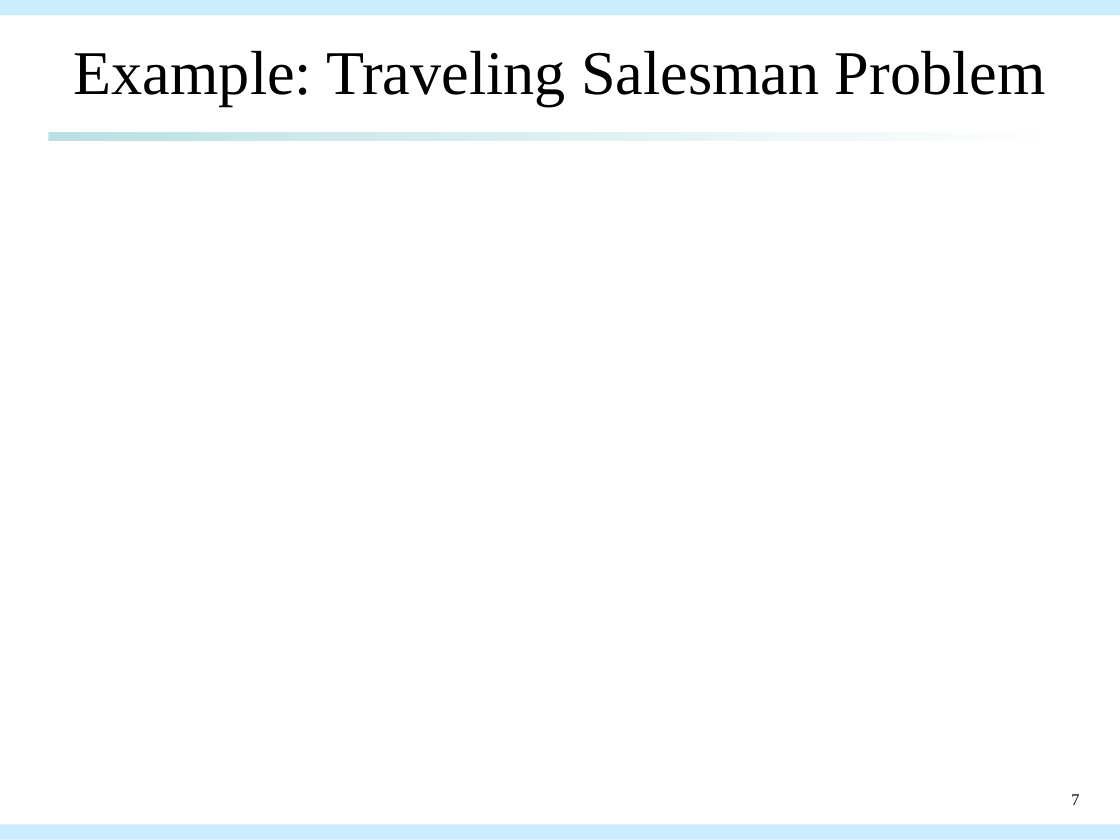
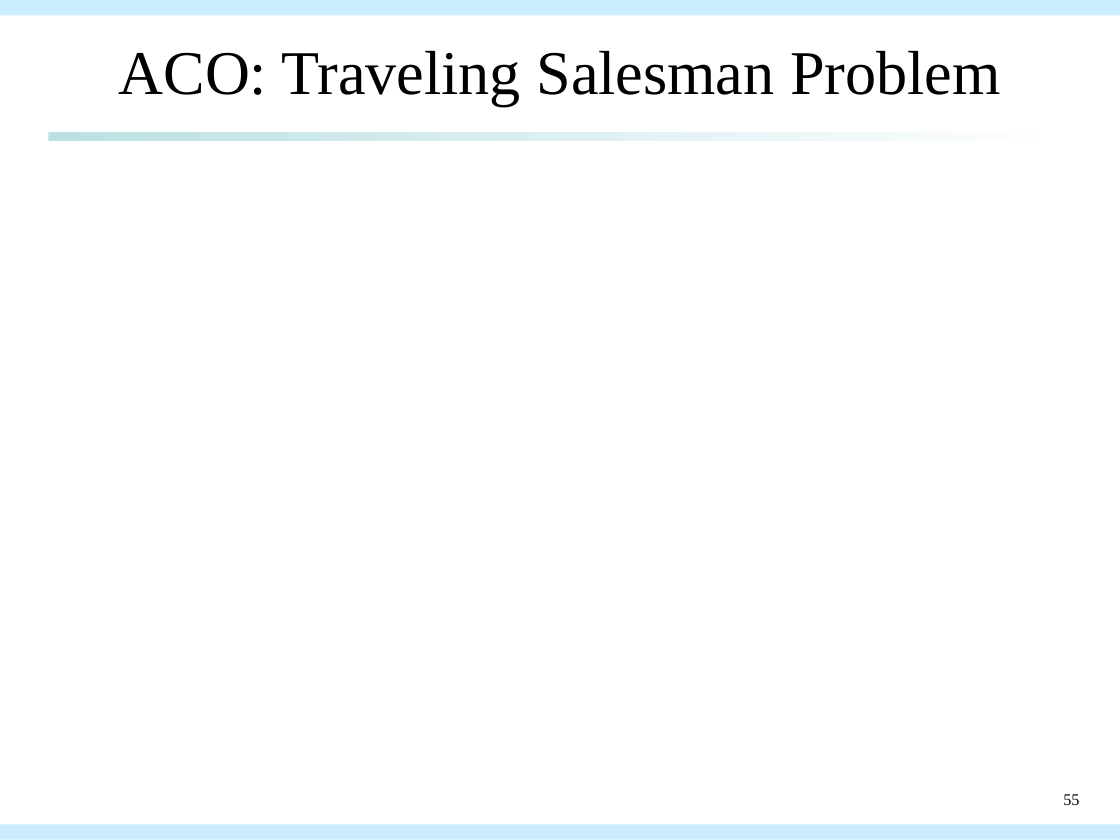
Before and after one commit to qwe8496516/AI_course, a slide deck: slide 55 of AI_presentation/aco_presentation.pptx (slide 7 before the commit). Drawn at 1120x840 pixels with LibreOffice and Linux fonts; fonts in the diff are those of the drawing; grey boxes stand for pictures. Boxes give left, top, right and bottom in pixels: in the first picture for what was removed or moved away, otherwise in the second. Text is boxed around its words. In the diff, an @@ line names an element or a change of style, - is before the commit and + after.

Commit message:
feat: PPTX:Example for ACO & DP

```diff
--- a/AI_presentation/aco_presentation.pptx
+++ b/AI_presentation/aco_presentation.pptx
@@ title at <box>119,50,1001,106</box>: text changed @@
-Example: Traveling Salesman Problem
+ACO: Traveling Salesman Problem
@@ page number at <box>1063,794,1079,805</box>: text changed @@
-7
+55
```
Also in this commit, not shown: 7 other slides changed, 34 slides added, 1 slide removed, 6 other files.
